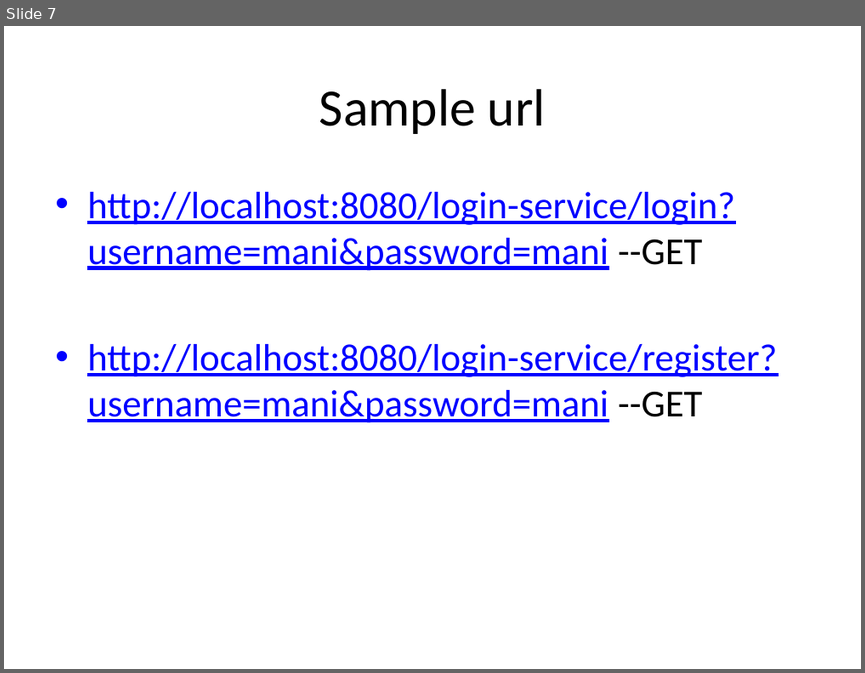
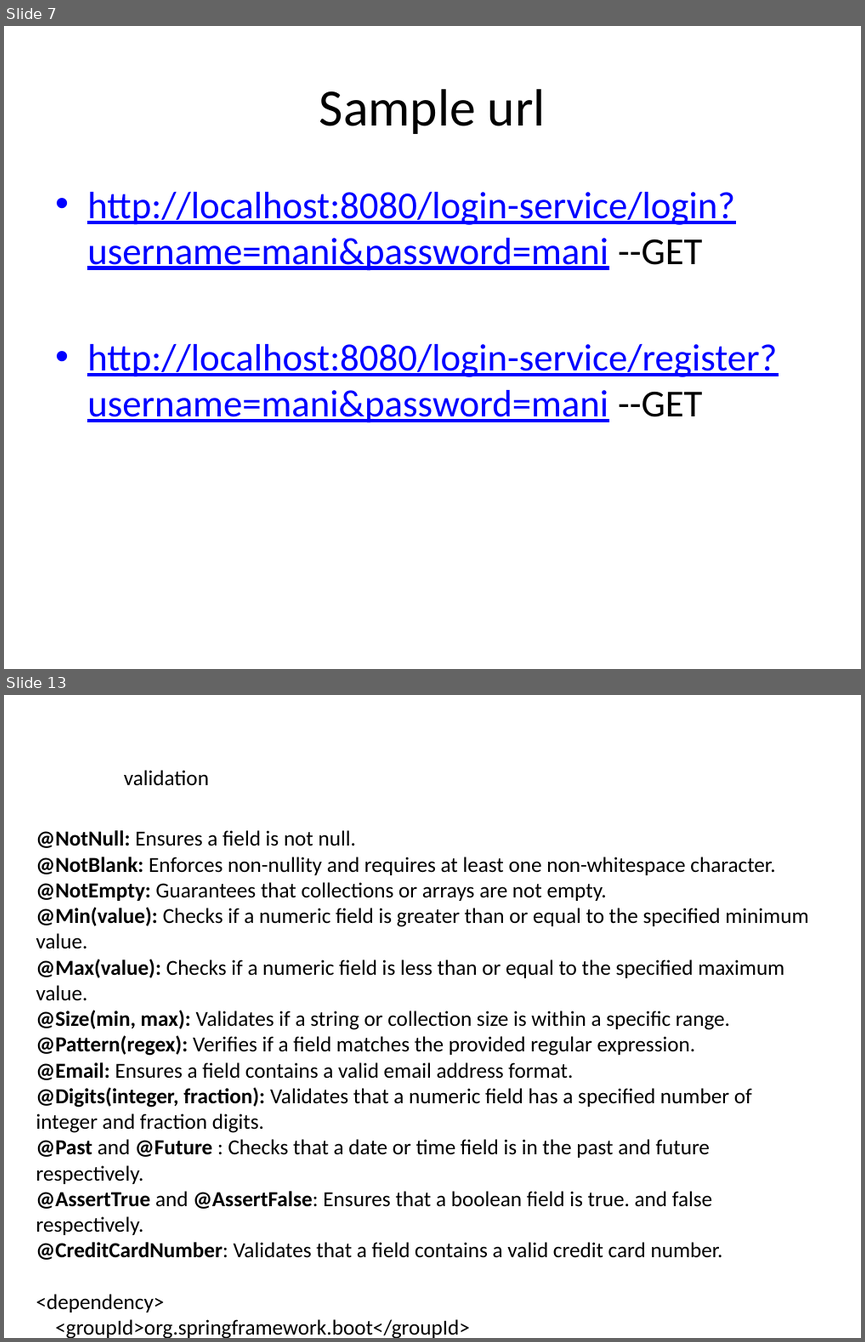
Before and after one commit to shiva3110/Finance-Management-service, a slide deck: notes/SpringbootPPT.pptx. Shown one above the other, each under a label of ours: slide 7 before the commit, slides 7 and 13 after it; the slides between them are not shown. The pictures are 865x673 and 865x1342 pixels, drawn with LibreOffice and Linux fonts; fonts in the diff are those of the drawing. Boxes give left, top, right and bottom in pixels: in the first picture for what was removed or moved away, otherwise in the second. Text is boxed around its words. In the diff, an @@ line names an element or a change of style, - is before the commit and + after.

```diff
--- a/notes/SpringbootPPT.pptx
+++ b/notes/SpringbootPPT.pptx
@@ slide 13 added at [4,695,861,1338], background #FFFFFF @@
@@ text added at [124,770,209,785], 18 pt, text #000000 @@
+validation
@@ text added at [36,830,808,1338], 18 pt, text #000000 @@
+@NotNull: Ensures a field is not null.
+@NotBlank: Enforces non-nullity and requires at least one non-whitespace character.
+@NotEmpty: Guarantees that collections or arrays are not empty.
+@Min(value): Checks if a numeric field is greater than or equal to the specified minimum value.
+@Max(value): Checks if a numeric field is less than or equal to the specified maximum value.
+@Size(min, max): Validates if a string or collection size is within a specific range.
+@Pattern(regex): Verifies if a field matches the provided regular expression.
+@Email: Ensures a field contains a valid email address format.
+@Digits(integer, fraction): Validates that a numeric field has a specified number of integer and fraction digits.
+@Past and @Future : Checks that a date or time field is in the past and future respectively.
+@AssertTrue and @AssertFalse: Ensures that a boolean field is true. and false respectively.
+@CreditCardNumber: Validates that a field contains a valid credit card number.
+<dependency>
+<groupId>org.springframework.boot</groupId>
+<artifactId>spring-boot-starter-validation</artifactId>
+</dependency>
```
Also in this commit, not shown: 9 other slides added, 7 other files.
